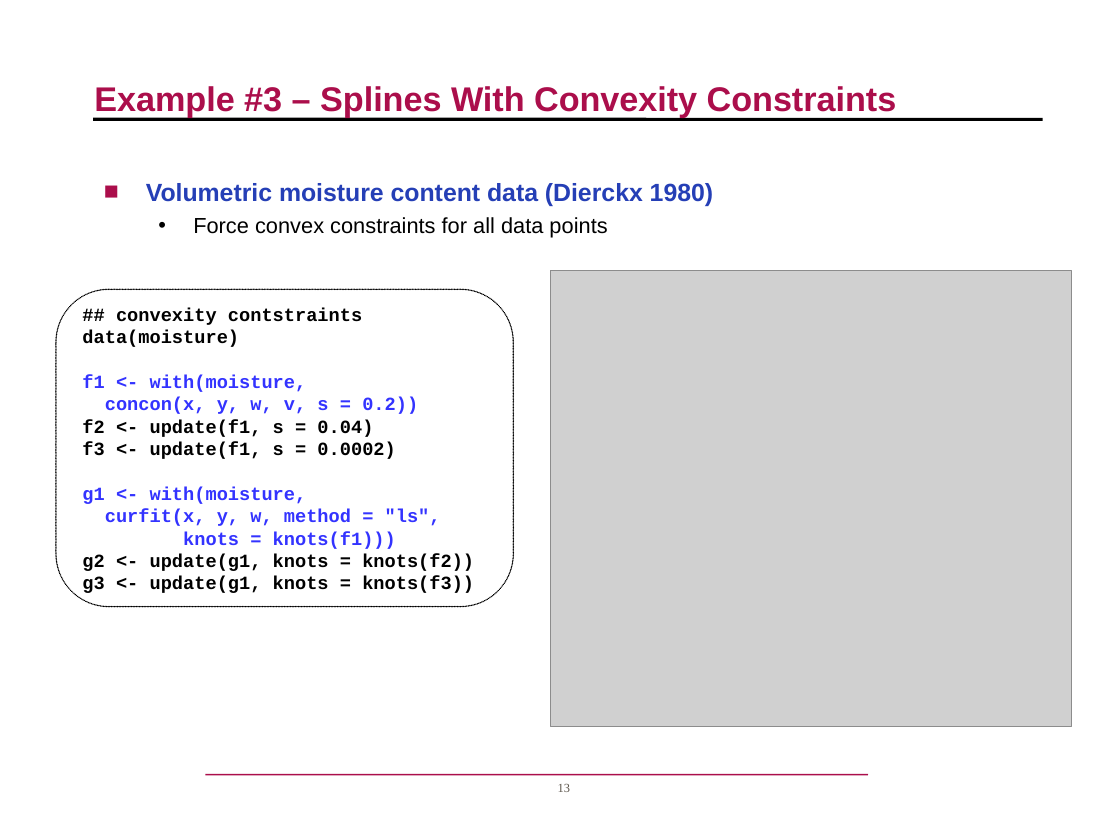
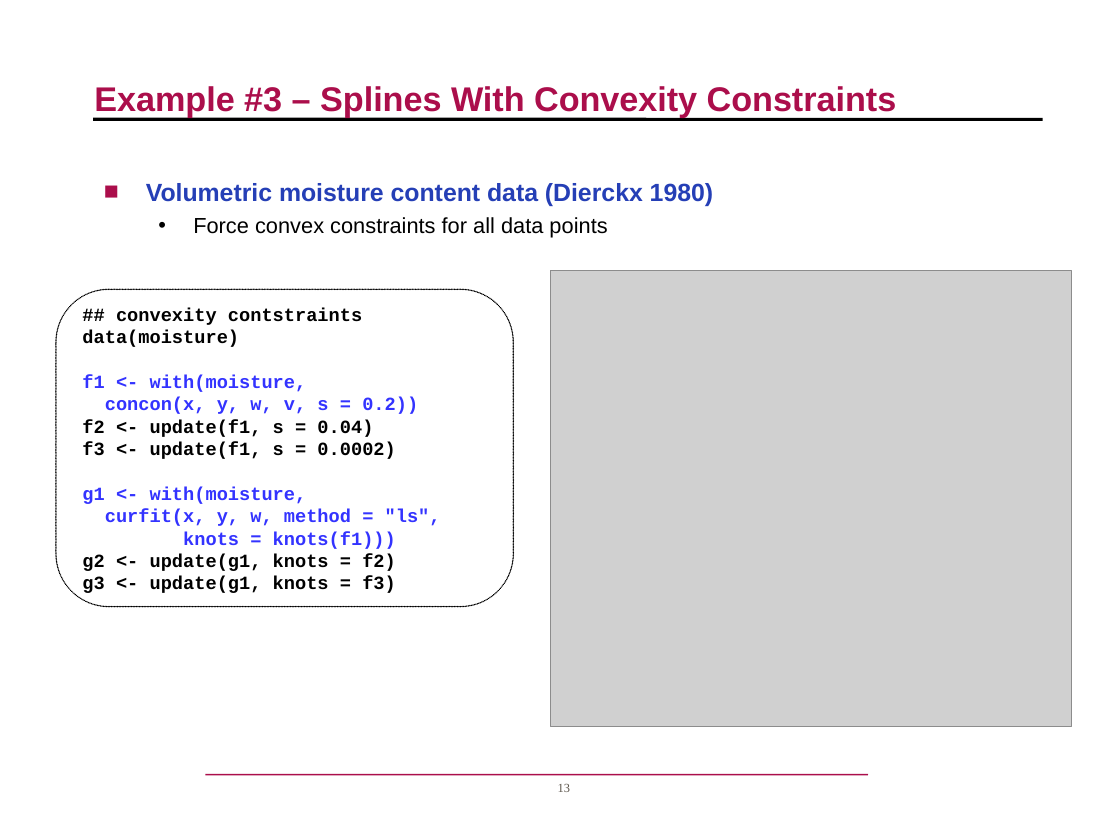
Before and after one commit to cran/DierckxSpline, a slide deck: slide 13 of inst/jsm2007/DierckxSpline_JSM2007.ppt. Drawn at 1120x840 pixels with LibreOffice and Linux fonts; fonts in the diff are those of the drawing; grey boxes stand for pictures; background and template pictures are left out. Boxes give left, top, right and bottom in pixels: in the first picture for what was removed or moved away, otherwise in the second. Text is boxed around its words. In the diff, an @@ line names an element or a change of style, - is before the commit and + after.

```diff
--- a/inst/jsm2007/DierckxSpline_JSM2007.ppt
+++ b/inst/jsm2007/DierckxSpline_JSM2007.ppt
@@ text in rounded rectangle at (82,554,396,593): text changed @@
-g2 <- update(g1, knots = knots(f2))
-g3 <- update(g1, knots = knots(f3))
+g2 <- update(g1, knots = f2)
+g3 <- update(g1, knots = f3)
```
Also in this commit, not shown: 1 other slide changed, 13 other files.
